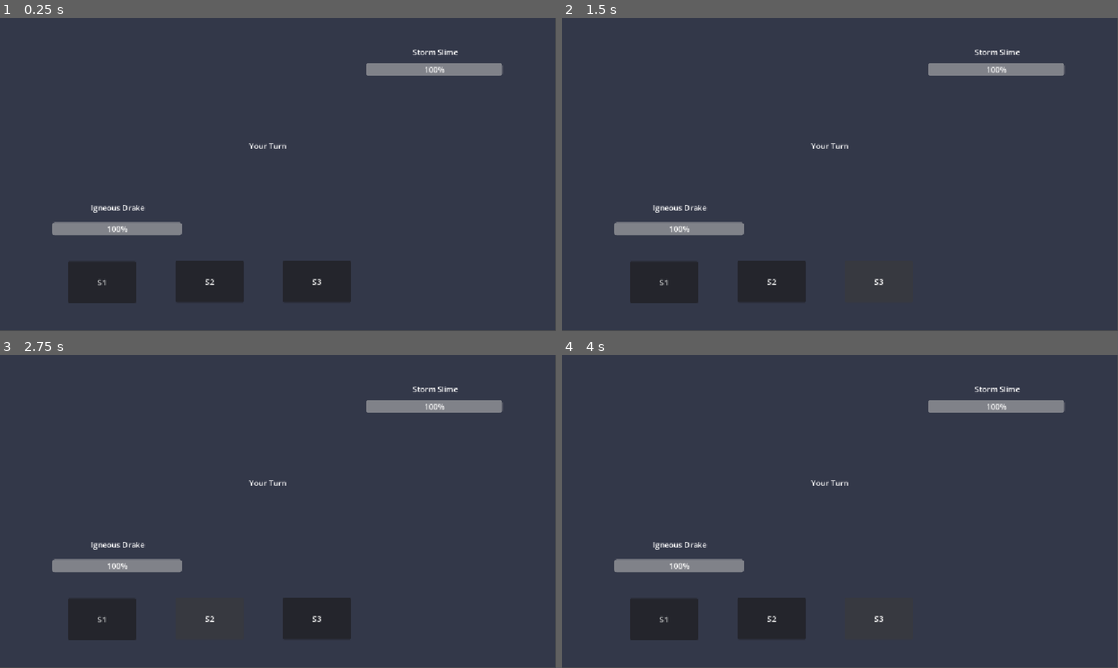
Above: before the commit, frames 1-4 (two rows, left to right).
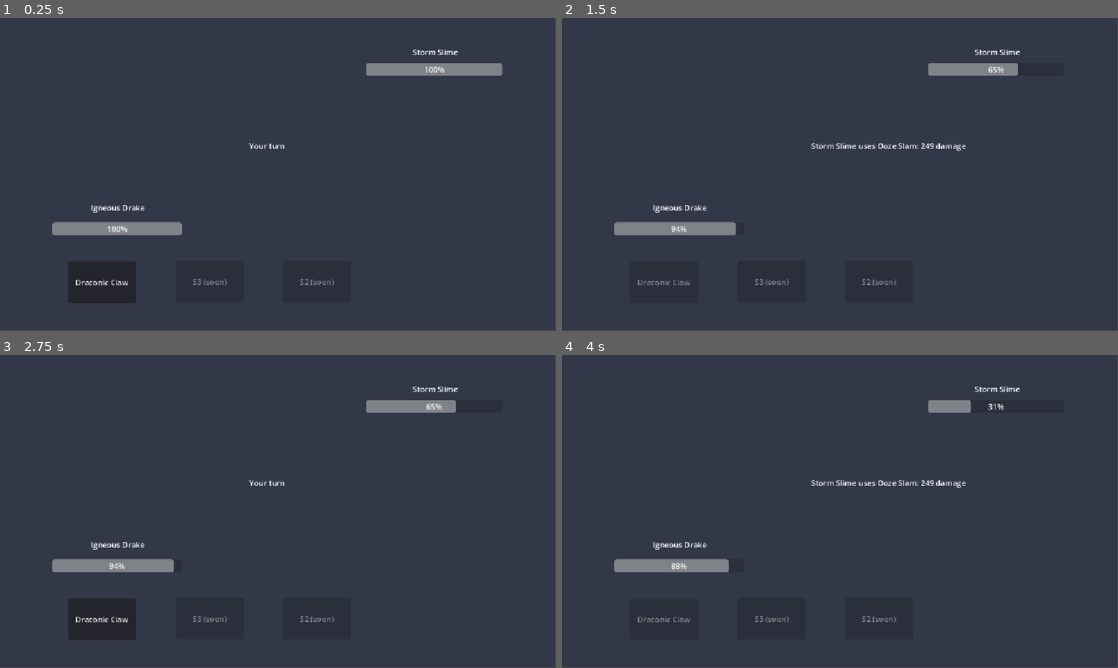
Above: after the commit, the same moments.

Repository: Akharyuu/monster-rpg
Game: Godot game, scene res://scenes/battle/battle_screen.tscn
Two runs of this game, one before a commit and one after it. Both use one fixed random seed, a clock stepped at 60 frames per second and the inputs below.
Inputs (mouse positions are in pixels of both pictures, inside the frame that each line leads up to):
- Up to frame 1 (0.25 s): no input
- Up to frame 2 (1.5 s): click "S1" (after the commit: "Draconic Claw") at 0.5 s; click (878, 280) at 1.25 s, where only the run before the commit has a clickable "S3"
- Up to frame 3 (2.75 s): click (211, 617) at 2 s, where only the run before the commit has a clickable "S2"
- Up to frame 4 (4 s): click "S1" (after the commit: "Draconic Claw") at 2.75 s; click (878, 617) at 3.5 s, where only the run before the commit has a clickable "S3"

The runs differ from the first frame. In frame 1, 0.3% of the frame differs, in the area x 13-61%, y 40-86%; in frame 2, 1.0%; in frame 3, 0.8%; in frame 4, 1.4%, in the area x 13-91%, y 14-86%.
Error before the commit: Parse Error: Cannot infer the type of "player_s1" variable because the value doesn't have a set type. (res://scenes/battle/battle_screen.gd:40)

Commit message:
Fix Godot script dependency loading

Diff:
--- a/godot/scenes/battle/battle_screen.gd
+++ b/godot/scenes/battle/battle_screen.gd
@@ -1,4 +1,8 @@
 extends Control
+
+const PrototypeFactoryScript = preload(
+    "res://scripts/factories/prototype_factory.gd"
+)
 
 @onready var enemy_hp_bar = $"Enemy Monster HP bar"
 @onready var ally_hp_bar = $"Ally Monster HP bar"
@@ -13,18 +17,18 @@
 @onready var turn_label = $"Turn Label"
 
 
-var player_monster: Monster
-var enemy_monster: Monster
+var player_monster
+var enemy_monster
 
 var battle_finished := false
 
 
 func _ready() -> void:
-    player_monster = PrototypeFactory.create_level_one_monster(
+    player_monster = PrototypeFactoryScript.create_level_one_monster(
         "drake_igneous"
     )
 
-    enemy_monster = PrototypeFactory.create_level_one_monster(
+    enemy_monster = PrototypeFactoryScript.create_level_one_monster(
         "slime_storm"
     )
 
@@ -37,13 +41,11 @@
     ally_hp_bar.max_value = player_monster.max_health
     ally_hp_bar.value = player_monster.health
 
-    var player_s1 := player_monster.get_skill(1)
+    var player_s1 = player_monster.get_skill(1)
 
     if player_s1 != null:
         skill_1_button.text = player_s1.skill_name
 
-    # S2 and S3 will be enabled when the rest of the Igneous Drake kit
-    # is ported. Keeping them visible lets us preserve the battle layout.
     skill_2_button.text = "S2 (soon)"
     skill_3_button.text = "S3 (soon)"
     skill_2_button.disabled = true
@@ -58,7 +60,7 @@
 
     disable_skill_buttons()
 
-    var skill := player_monster.get_skill(1)
+    var skill = player_monster.get_skill(1)
 
     if skill == null:
         return
@@ -68,7 +70,7 @@
         skill.skill_name
     ]
 
-    var result := skill.execute(
+    var result: Dictionary = skill.execute(
         player_monster,
         enemy_monster
     )
@@ -101,7 +103,7 @@
 
 
 func enemy_turn() -> void:
-    var skill := enemy_monster.get_skill(1)
+    var skill = enemy_monster.get_skill(1)
 
     if skill == null:
         return
@@ -111,7 +113,7 @@
         skill.skill_name
     ]
 
-    var result := skill.execute(
+    var result: Dictionary = skill.execute(
         enemy_monster,
         player_monster
     )
@@ -135,8 +137,6 @@
 
     await get_tree().create_timer(0.6).timeout
 
-    # S1 has no cooldown, but this already prepares the screen for
-    # cooldown-bearing skills later.
     player_monster.reduce_skill_cooldowns()
     enemy_monster.reduce_skill_cooldowns()
 
@@ -152,14 +152,13 @@
 
 
 func enable_skill_buttons() -> void:
-    var s1 := player_monster.get_skill(1)
+    var s1 = player_monster.get_skill(1)
 
     skill_1_button.disabled = (
         s1 == null
         or not s1.is_available()
     )
 
-    # Still intentionally locked until S2/S3 are ported.
     skill_2_button.disabled = true
     skill_3_button.disabled = true
 
